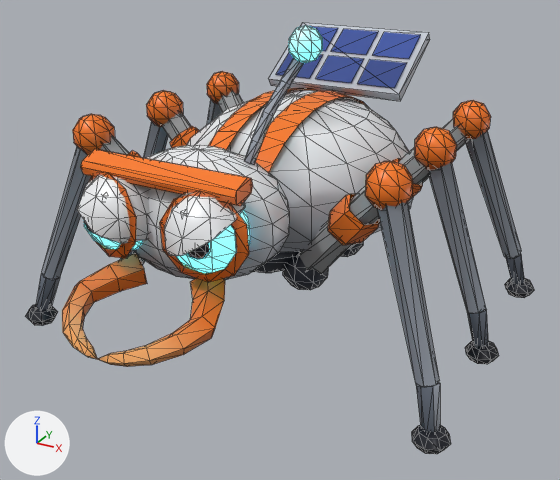
What one commit did to the glTF model assets/models/enemies/bug_space.glb.
The view is the same before and after, from a 50 mm lens placed at (0.729, -1.311, 0.856), pointed at (0.054, -0.083, 0.242). The axes (+X, +Y, +Z) are drawn at lower left. The lights are the same throughout. The older version comes first. Mesh edges are drawn as thin lines. Where no turn or scale is listed for an object, it has been applied to the vertices. Vertices at exactly the same position are counted once.

Names of what the first picture shows: 'body', 'eye_L', 'eye_R', 'leg_L1', 'leg_L2', 'leg_L3', 'leg_R1', 'leg_R2', 'leg_R3'.
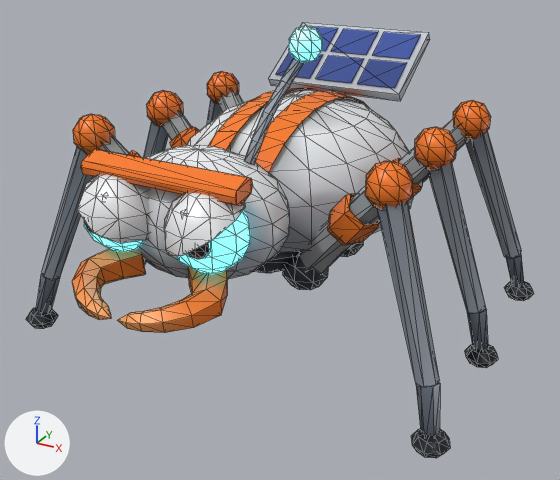
Boxes [x1, y1, x2, y2] around the edits, measured in the pictures (560 x 480 px; the box of a moved part takes in the faces that stretch with it):
'body', reshaped (10% shorter): before [62, 23, 430, 367]; after [72, 23, 430, 333]
'leg_L1', reshaped: before [283, 161, 451, 454]; after [283, 161, 450, 458]
'leg_L2', reshaped: before [340, 127, 499, 364]; after [340, 127, 498, 368]
'eye_L', reshaped (11% shorter): before [160, 191, 250, 282]; after [164, 193, 250, 274]
'eye_R', reshaped (9% shorter): before [77, 173, 150, 258]; after [77, 175, 150, 252]
part 1 of me_body, rebuilt (14% narrower, 24% shorter): before [98, 278, 225, 367]; after [118, 266, 227, 333]
part 2 of me_body, rebuilt: before [62, 253, 147, 359]; after [72, 249, 146, 320]
part 3 of me_eye_l, deleted (brown): before [160, 191, 249, 282]
part 4 of me_eye_r, deleted (brown): before [88, 173, 136, 258]
part 5 of me_leg_l1, moved or reshaped: before [412, 424, 451, 454]; after [411, 429, 450, 458]
part 6 of me_leg_l1, moved or reshaped: before [416, 383, 440, 432]; after [416, 383, 440, 436]
part 7 of me_leg_l2, moved or reshaped: before [465, 341, 499, 364]; after [465, 344, 498, 368]
part 8 of me_leg_l2, moved or reshaped: before [467, 310, 489, 347]; after [467, 310, 488, 351]

The edits, one by one:
me_body is used by ob_body; location (0.0, 0.04, 0.33).
me_body had 646 vertices, 1144 faces and spanned x -0.259..0.259, y -0.604..0.39, z -0.165..0.34.
me_body now has 660 vertices, 1172 faces and spans x -0.259..0.259, y -0.562..0.39, z -0.165..0.34.
me_body part 1: the loose piece of 36 vertices spanning x -0.001..0.143, y -0.604..-0.385, z -0.119..-0.03 is rebuilt with 43 vertices and now spans x 0.006..0.141, y -0.562..-0.379, z -0.08..-0.004.
me_body part 2: the loose piece of 36 vertices spanning x -0.143..0.001, y -0.604..-0.385, z -0.119..-0.03 is rebuilt with 43 vertices and now spans x -0.141..-0.006, y -0.562..-0.379, z -0.08..-0.004.
me_eye_l is used by ob_eye_l; location (0.088, -0.375, 0.375).
me_eye_l had 190 vertices, 364 faces and spanned x -0.07..0.077, y -0.073..0.067, z -0.074..0.076.
me_eye_l now has 160 vertices, 304 faces and spans x -0.07..0.061, y -0.073..0.067, z -0.066..0.075.
me_eye_l part 3: the loose piece of 30 vertices spanning x -0.065..0.077, y -0.049..-0.001, z -0.074..0.076 is deleted.
me_eye_r is used by ob_eye_r; location (-0.088, -0.375, 0.375).
me_eye_r had 190 vertices, 364 faces and spanned x -0.077..0.07, y -0.073..0.067, z -0.074..0.076.
me_eye_r now has 160 vertices, 304 faces and spans x -0.061..0.07, y -0.073..0.067, z -0.066..0.075.
me_eye_r part 4: the loose piece of 30 vertices spanning x -0.077..0.065, y -0.049..-0.001, z -0.074..0.076 is deleted.
me_leg_l1 is used by ob_leg_l1; location (0.13, -0.12, 0.22).
Before the commit, vertices of me_leg_l1: 104 (0.306, -0.154, -0.188), 105 (0.32, -0.15, -0.185), 124 (0.296, -0.144, -0.192), 125 (0.3, -0.13, -0.195), 126 (0.314, -0.126, -0.192).
Before the commit, vertices of me_leg_l1: 127 (0.324, -0.136, -0.188).
me_leg_l1 had 154 vertices, 272 faces and spanned x -0.046..0.344, y -0.174..0.046, z -0.212..0.252.
me_leg_l1 now has 154 vertices, 272 faces and spans x -0.046..0.344, y -0.174..0.046, z -0.22..0.252.
me_leg_l1 part 5: the loose piece of 26 vertices spanning x 0.276..0.344, y -0.174..-0.106, z -0.212..-0.168 is moved by (0.0, 0.0, -0.008).
Part 6, on me_leg_l1:
Vertices 104, 105, 124 to 127 of me_leg_l1 move by (0.0, 0.0, -0.008).
me_leg_l2 is used by ob_leg_l2; location (0.13, 0.05, 0.22).
Before the commit, vertices of me_leg_l2: 104 (0.317, -0.013, -0.188), 105 (0.325, 0.0, -0.187), 124 (0.303, -0.013, -0.192), 125 (0.295, 0.0, -0.193), 126 (0.303, 0.013, -0.192).
Before the commit, vertices of me_leg_l2: 127 (0.317, 0.013, -0.188).
me_leg_l2 had 154 vertices, 272 faces and spanned x -0.046..0.344, y -0.046..0.046, z -0.212..0.252.
me_leg_l2 now has 154 vertices, 272 faces and spans x -0.046..0.344, y -0.046..0.046, z -0.22..0.252.
me_leg_l2 part 7: the loose piece of 26 vertices spanning x 0.276..0.344, y -0.034..0.034, z -0.212..-0.168 is moved by (0.0, 0.0, -0.008).
Part 8, on me_leg_l2:
Vertices 104, 105, 124 to 127 of me_leg_l2 move by (0.0, 0.0, -0.008).
